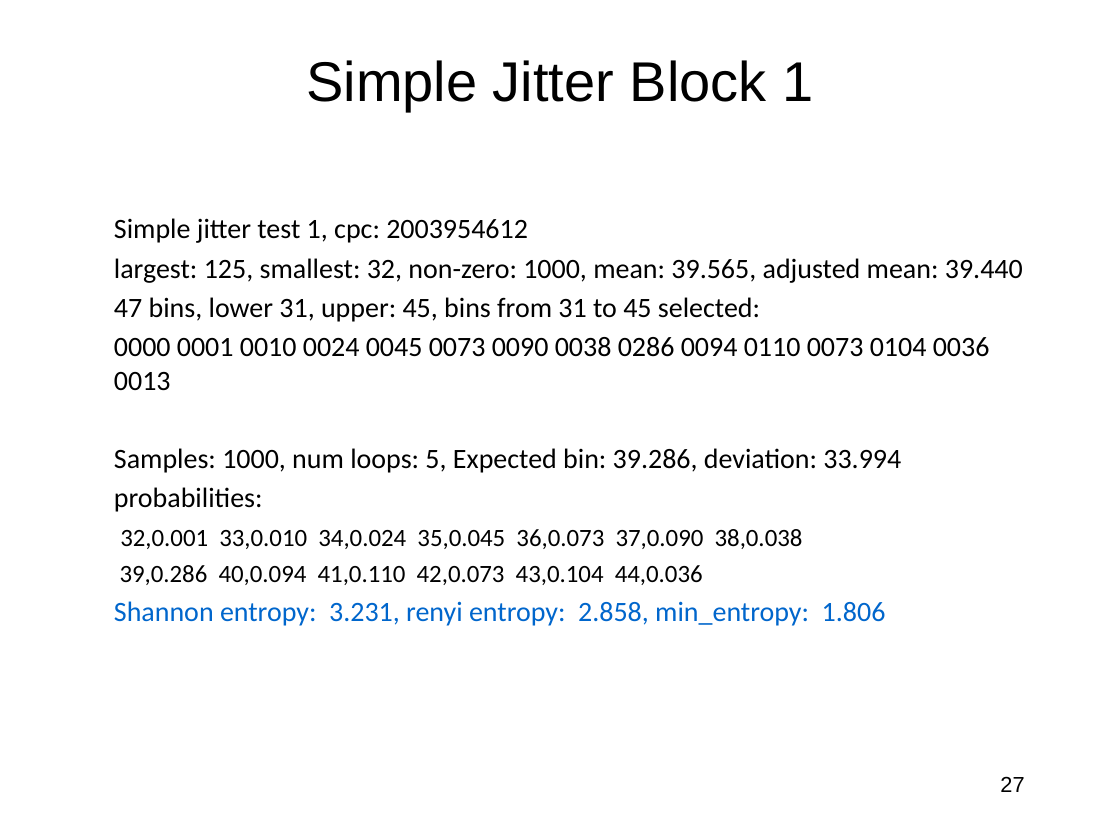
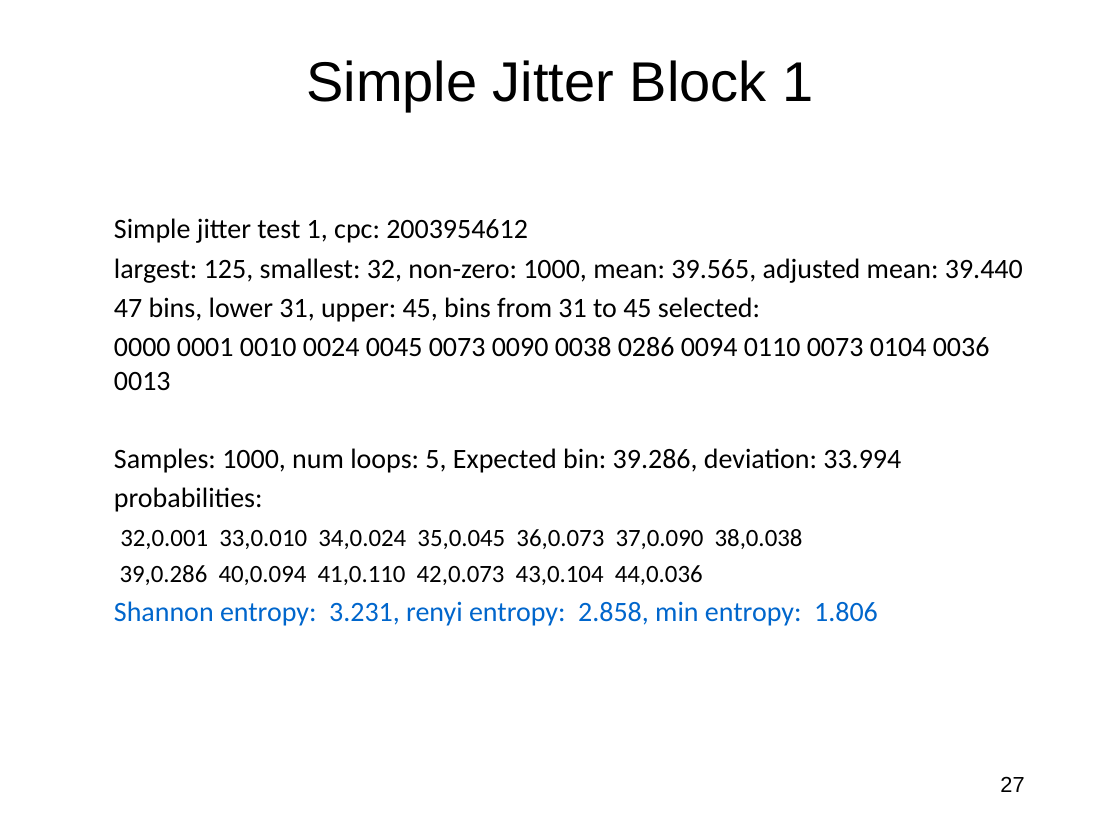
Before and after one commit to jlmucb/class_notes, a slide deck: slide 27 of BerkeleyClass/CS290Spring2013/Lectures/entropy_talk.pptx. Drawn at 1120x840 pixels with LibreOffice and Linux fonts; fonts in the diff are those of the drawing. Boxes give left, top, right and bottom in pixels: in the first picture for what was removed or moved away, otherwise in the second. Text is boxed around its words. In the diff, an @@ line names an element or a change of style, - is before the commit and + after.

```diff
--- a/BerkeleyClass/CS290Spring2013/Lectures/entropy_talk.pptx
+++ b/BerkeleyClass/CS290Spring2013/Lectures/entropy_talk.pptx
@@ text at (114,601,878,626): text changed @@
-Shannon entropy: 3.231, renyi entropy: 2.858, min_entropy: 1.806
+Shannon entropy: 3.231, renyi entropy: 2.858, min entropy: 1.806
```
Also in this commit, not shown: 10 other slides changed.
